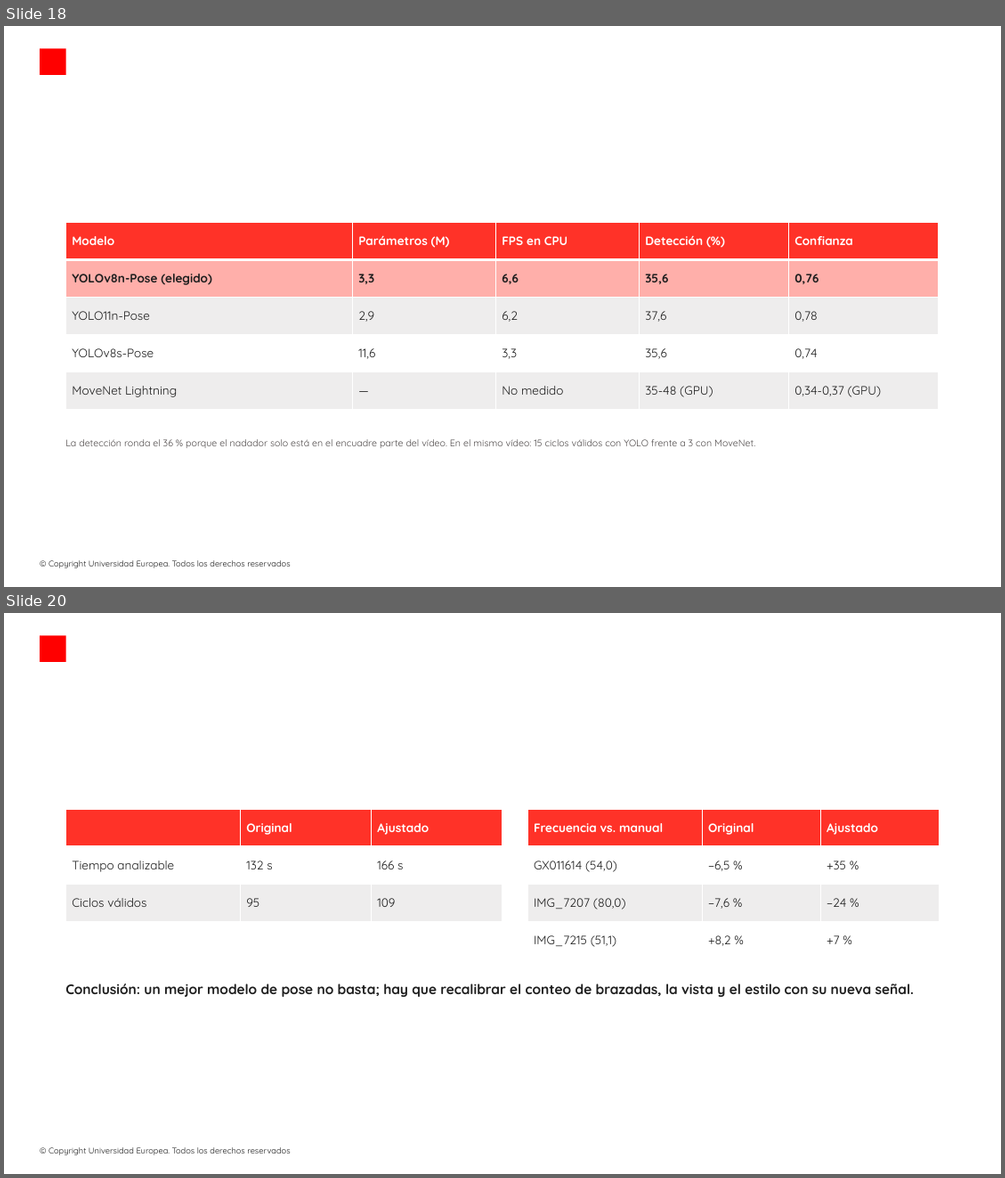
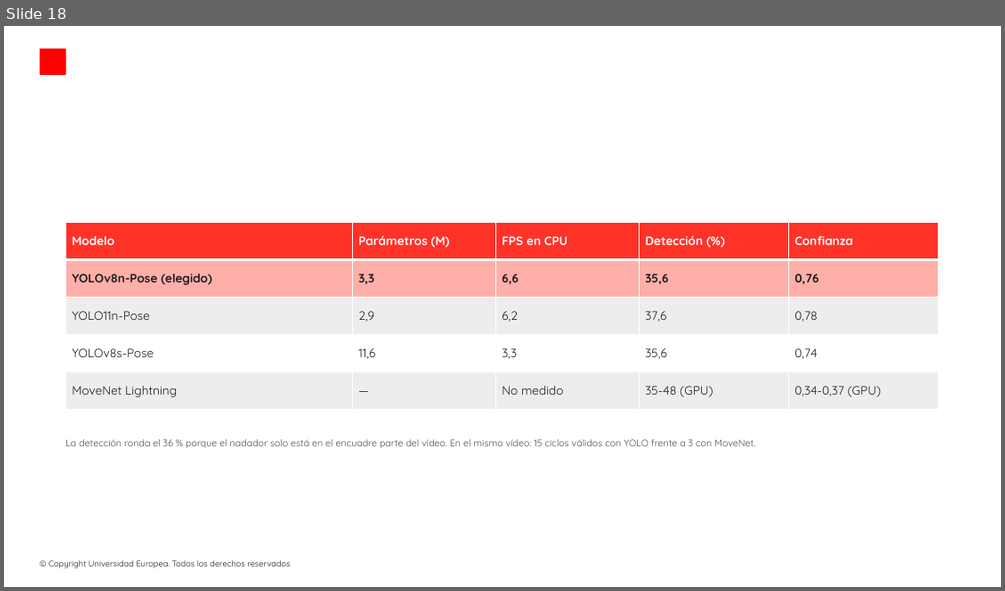
Before and after one commit to modeliana1-rgb/Strokelab, a slide deck: presentacion/StrokeLab_defensa.pptx. Shown one above the other, each under a label of ours: slides 18 and 20 before the commit, slide 18 after it; the slides between them are not shown. The pictures are 1005x1178 and 1005x591 pixels, drawn with LibreOffice and Linux fonts; fonts in the diff are those of the drawing; background and template pictures are left out. Boxes give left, top, right and bottom in pixels: in the first picture for what was removed or moved away, otherwise in the second. Text is boxed around its words. In the diff, an @@ line names an element or a change of style, - is before the commit and + after.

```diff
--- a/presentacion/StrokeLab_defensa.pptx
+++ b/presentacion/StrokeLab_defensa.pptx
@@ slide 20 removed at bbox=[4, 613, 1001, 1174], background picture (left out); not listed: 2 template elements that a slide beside it also shows @@
@@ table removed at bbox=[65, 809, 502, 921], 3 rows, 3 columns @@
- | Original | Ajustado
-Tiempo analizable | 132 s | 166 s
-Ciclos válidos | 95 | 109
@@ table removed at bbox=[527, 809, 938, 958], 4 rows, 3 columns @@
-Frecuencia vs. manual | Original | Ajustado
-GX011614 (54,0) | −6,5 % | +35 %
-IMG_7207 (80,0) | −7,6 % | −24 %
-IMG_7215 (51,1) | +8,2 % | +7 %
@@ text removed at bbox=[65, 983, 914, 997] @@
-Conclusión: un mejor modelo de pose no basta; hay que recalibrar el conteo de brazadas, la vista y el estilo con su nueva señal.
```
Also in this commit, not shown: 5 slides changed, 2 slides added, 3 other slides removed, 2 other files.
